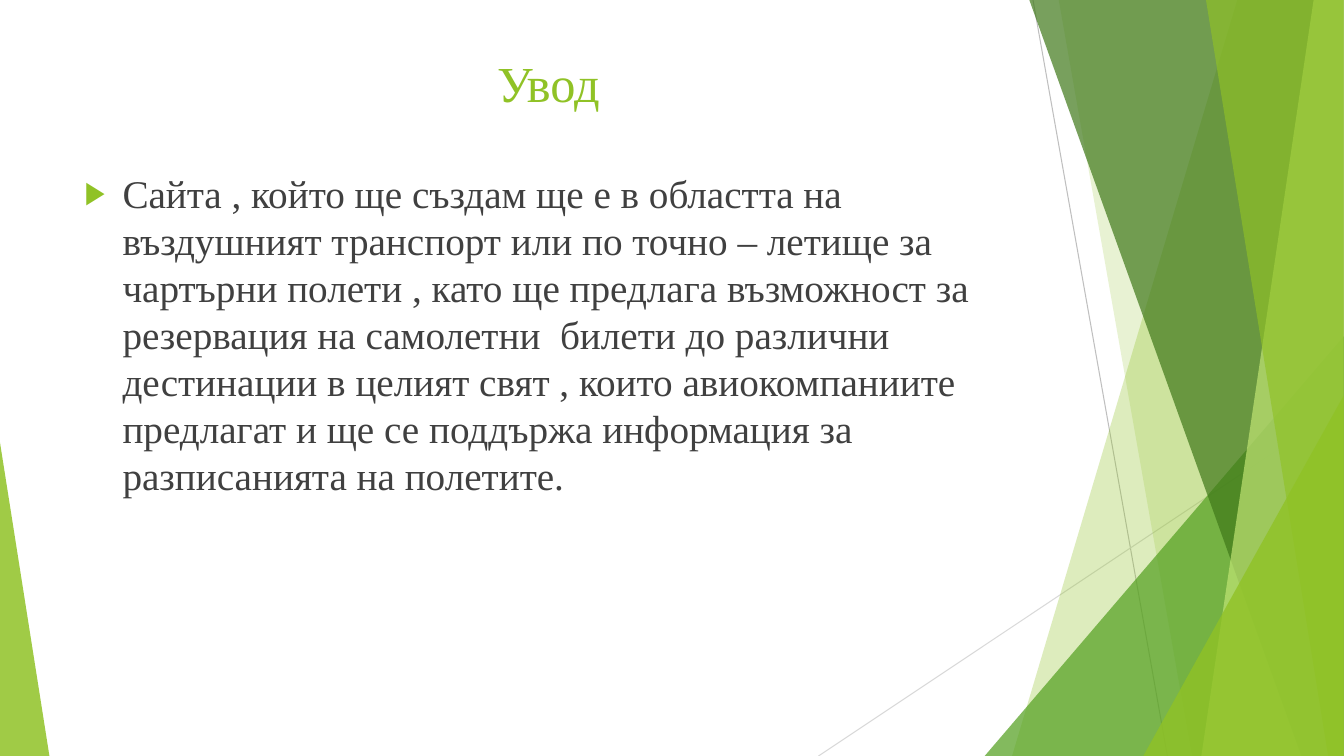
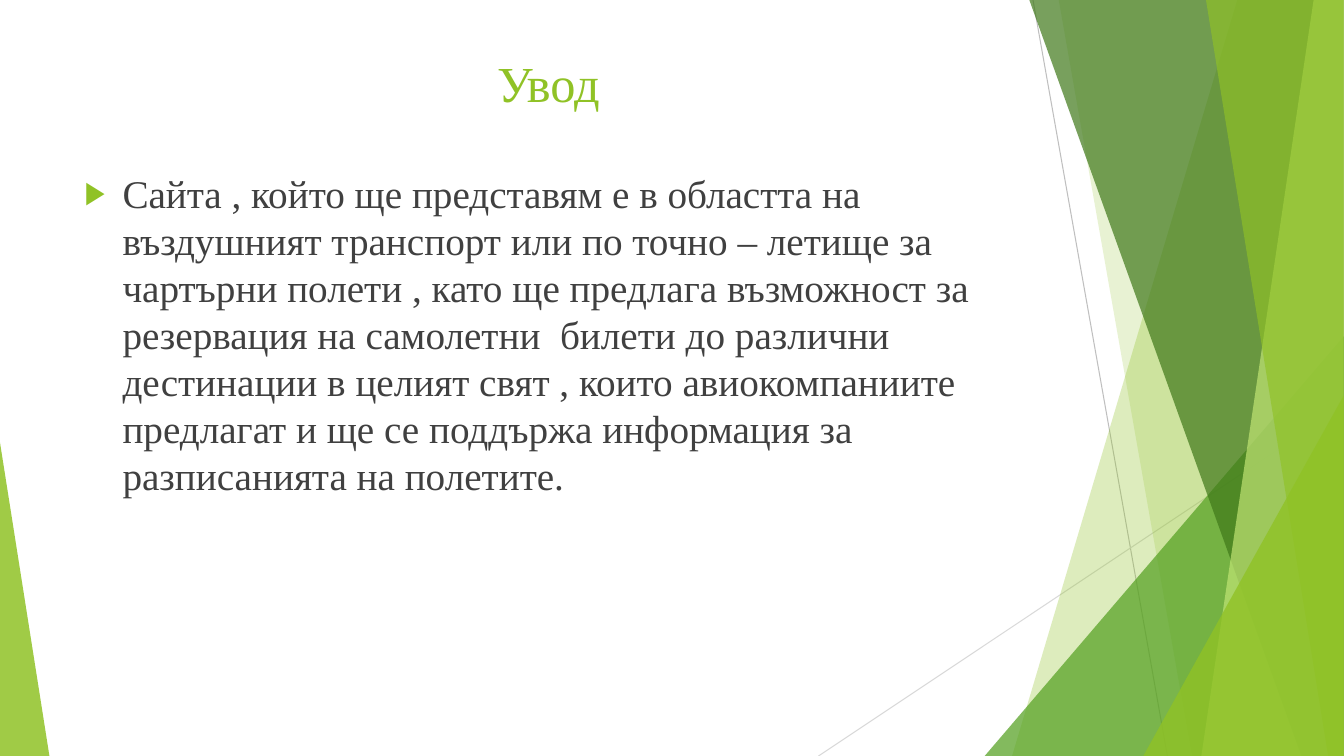
Before and after one commit to naskokolevmaka/Diploment-Proekt, a slide deck: slide 3 of Дипломна работа - Атанас Георгиев Колев - Презентация.pptx. Drawn at 1344x756 pixels with LibreOffice and Linux fonts; fonts in the diff are those of the drawing. Boxes give left, top, right and bottom in pixels: in the first picture for what was removed or moved away, otherwise in the second. Text is boxed around its words. In the diff, an @@ line names an element or a change of style, - is before the commit and + after.

```diff
--- a/Дипломна работа - Атанас Георгиев Колев - Презентация.pptx
+++ b/Дипломна работа - Атанас Георгиев Колев - Презентация.pptx
@@ text at box(123, 180, 969, 498): text changed @@
-▶ Сайта , който ще създам ще е в областта на въздушният транспорт или по точно – летище за чартърни полети , като ще предлага възможност за резервация на самолетни билети до различни дестинации в целият свят , които авиокомпаниите предлагат и ще се поддържа информация за разписанията на полетите.
+▶ Сайта , който ще представям е в областта на въздушният транспорт или по точно – летище за чартърни полети , като ще предлага възможност за резервация на самолетни билети до различни дестинации в целият свят , които авиокомпаниите предлагат и ще се поддържа информация за разписанията на полетите.
```
Also in this commit, not shown: 4 other slides changed, 1 slide added.
